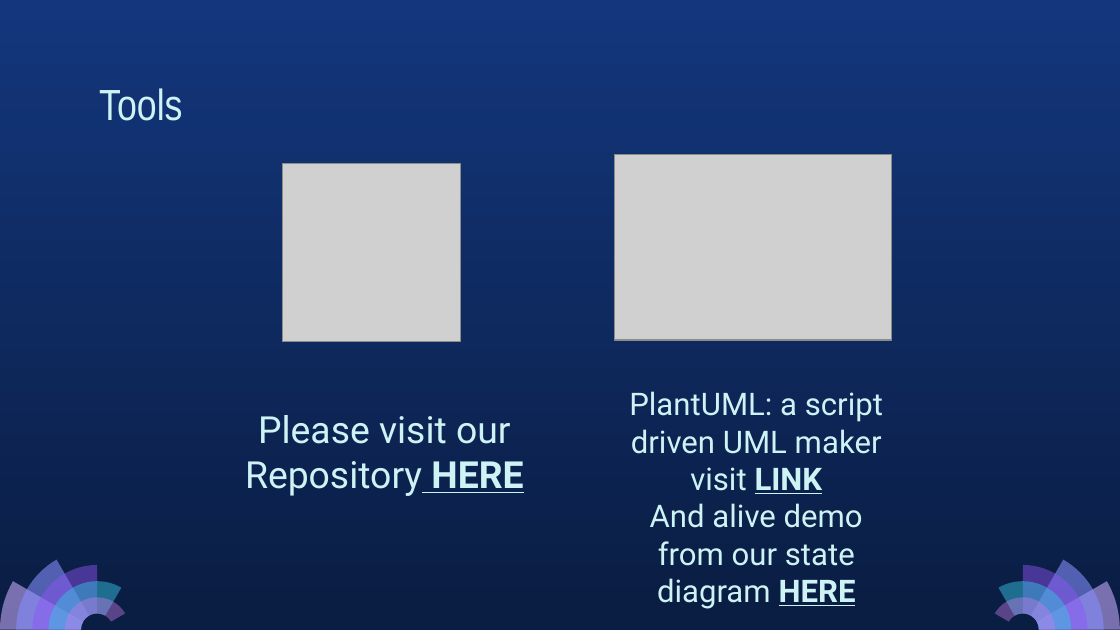
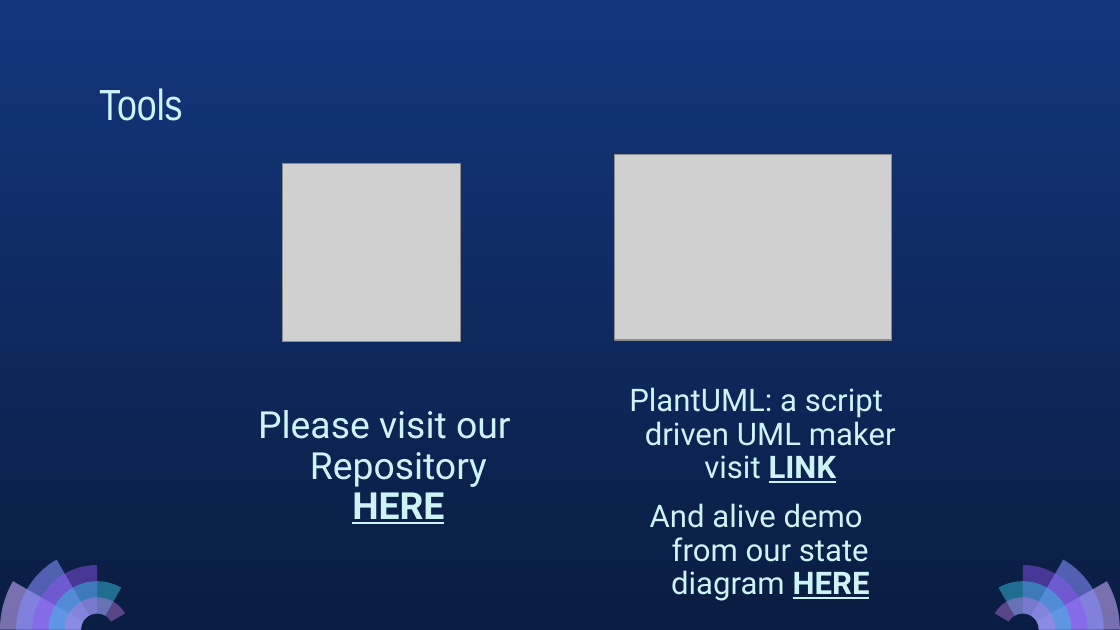
Before and after one commit to Abdullahaml1/cse608-assignments, a slide deck: slide 26 of Assignment_2/Assignment_2_presentation.pptx. Drawn at 1120x630 pixels with LibreOffice and Linux fonts; fonts in the diff are those of the drawing; grey boxes stand for pictures. Boxes give left, top, right and bottom in pixels: in the first picture for what was removed or moved away, otherwise in the second. Text is boxed around its words. In the diff, an @@ line names an element or a change of style, - is before the commit and + after.

```diff
--- a/Assignment_2/Assignment_2_presentation.pptx
+++ b/Assignment_2/Assignment_2_presentation.pptx
@@ subtitle "PlantUML: a script driven UML ..." at [629, 387, 896, 601]: indent changed; line spacing 1 to 0.9; more space between paragraphs @@
@@ subtitle "Please visit our Repository HERE" at [258, 410, 510, 524]: indent changed; line spacing 1 to 0.9; more space between paragraphs @@
```
Also in this commit, not shown: 8 other slides changed, 3 other files.
